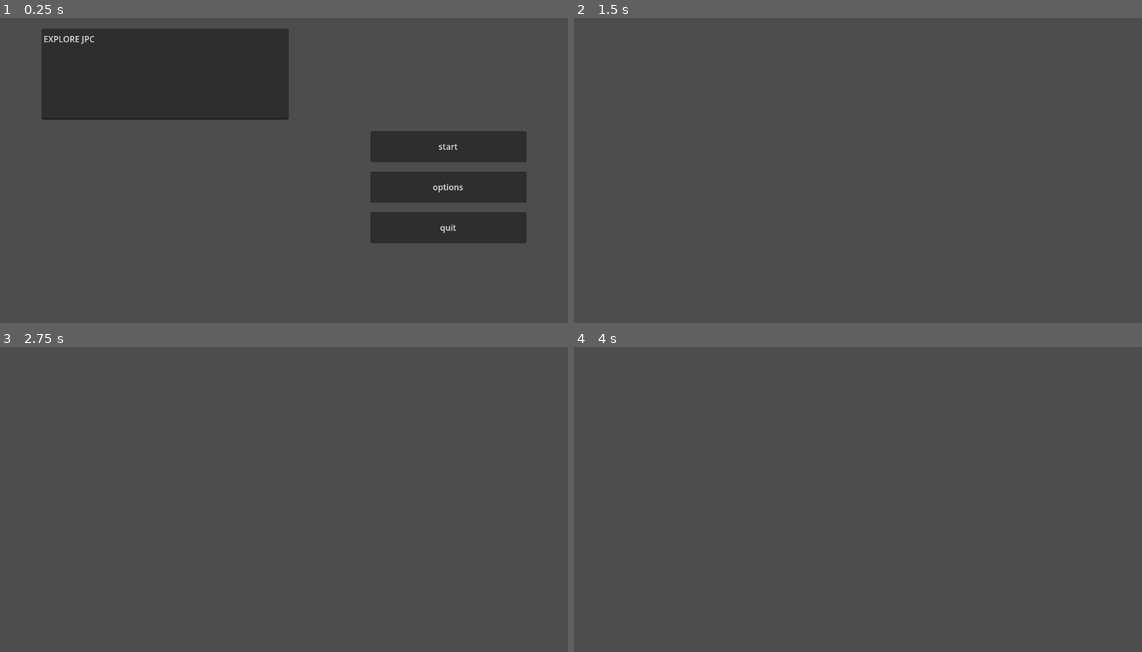
Above: before the commit, frames 1-4 (two rows, left to right).
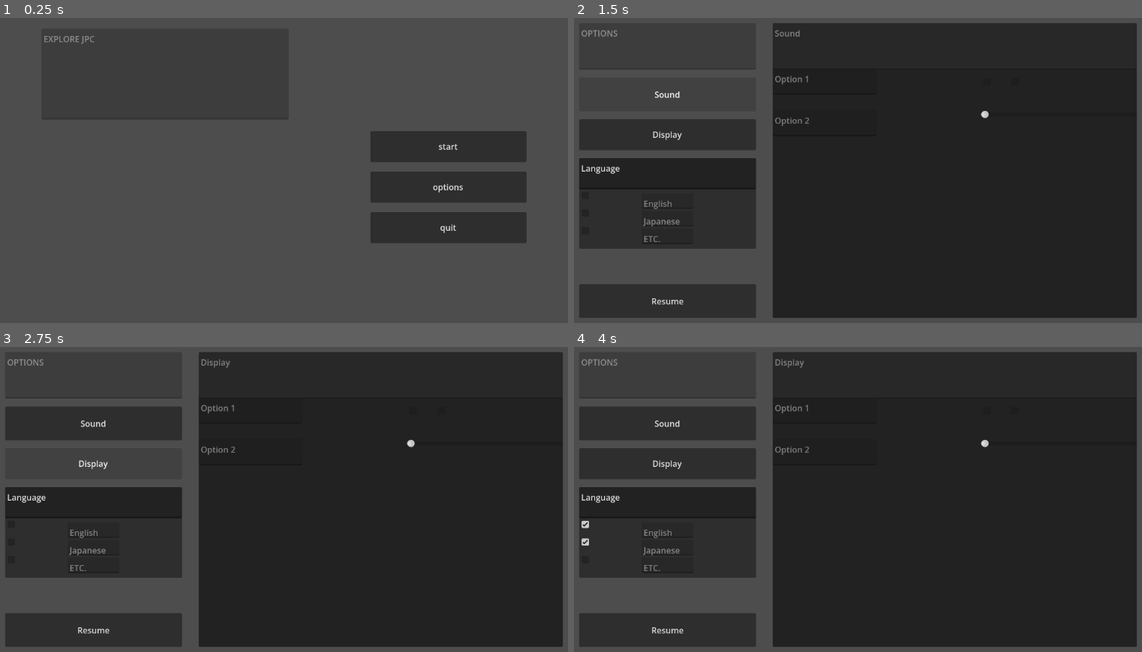
Above: after the commit, the same moments.

Repository: All-an-Huang/EXPLOREJPC
Game: Godot game, scene res://scenes/main_menu.tscn
Same seed, same stepped clock (60 frames per second), same inputs: the game is played once before the commit and once after it.
Inputs (mouse positions are in pixels of both pictures, inside the frame that each line leads up to):
- Up to frame 1 (0.25 s): no input
- Up to frame 2 (1.5 s): click "options" at 0.5 s; click (664, 94) at 1.25 s, where only the run after the commit has a clickable "Sound"
- Up to frame 3 (2.75 s): click (90, 462) at 2 s, where only the run after the commit has a clickable "Display"
- Up to frame 4 (4 s): click (585, 523) at 2.77 s; click (585, 542) at 3.52 s

The runs differ from the first frame. In frame 1, less than 0.1% of the frame differs, in the area x 7-17%, y 5-9%; in frame 2, 78%; in frame 3, 78%; in frame 4, 81%, in the area x 0-100%, y 1-99%.

Commit message:
options menu layout finished

Diff:
--- a/explorejpcgame/scenes/main_menu.tscn
+++ b/explorejpcgame/scenes/main_menu.tscn
@@ -87,6 +87,7 @@
 custom_minimum_size = Vector2(475, 175)
 layout_mode = 2
 text = "EXPLORE JPC"
+editable = false
 
 [connection signal="pressed" from="margin container/button h box/button v box/start button" to="." method="_on_start_button_pressed"]
 [connection signal="pressed" from="margin container/button h box/button v box/options button" to="." method="_on_options_button_pressed"]
--- a/explorejpcgame/scenes/options_menu.tscn
+++ b/explorejpcgame/scenes/options_menu.tscn
@@ -1,3 +1,239 @@
 [gd_scene format=3 uid="uid://c4f7e0cw7u12o"]
 
-[node name="options_menu" type="Node2D" unique_id=240468909]
+[ext_resource type="Script" uid="uid://c3tsn13soey4p" path="res://scripts/options_menu.gd" id="1_ijpji"]
+[ext_resource type="Texture2D" uid="uid://vjhwco8mk26v" path="res://option_menu.png" id="1_liyum"]
+
+[node name="options menu" type="Control" unique_id=729690293]
+layout_mode = 3
+anchors_preset = 15
+anchor_right = 1.0
+anchor_bottom = 1.0
+grow_horizontal = 2
+grow_vertical = 2
+script = ExtResource("1_ijpji")
+
+[node name="template" type="TextureRect" parent="." unique_id=1008210019]
+visible = false
+layout_mode = 1
+anchors_preset = 15
+anchor_right = 1.0
+anchor_bottom = 1.0
+grow_horizontal = 2
+grow_vertical = 2
+texture = ExtResource("1_liyum")
+
+[node name="margin container" type="MarginContainer" parent="." unique_id=2094967003]
+layout_mode = 1
+anchors_preset = 15
+anchor_right = 1.0
+anchor_bottom = 1.0
+grow_horizontal = 2
+grow_vertical = 2
+theme_override_constants/margin_left = 40
+theme_override_constants/margin_top = 40
+theme_override_constants/margin_right = 40
+theme_override_constants/margin_bottom = 40
+
+[node name="side panel h box" type="HBoxContainer" parent="margin container" unique_id=17620607]
+layout_mode = 2
+size_flags_horizontal = 0
+size_flags_vertical = 0
+theme_override_constants/separation = 4
+
+[node name="side panel v box" type="VBoxContainer" parent="margin container/side panel h box" unique_id=464537386]
+layout_mode = 2
+size_flags_vertical = 4
+theme_override_constants/separation = 15
+
+[node name="title" type="TextEdit" parent="margin container/side panel h box/side panel v box" unique_id=1445103756]
+custom_minimum_size = Vector2(340, 90)
+layout_mode = 2
+text = "OPTIONS"
+editable = false
+
+[node name="sound button" type="Button" parent="margin container/side panel h box/side panel v box" unique_id=1075073628]
+custom_minimum_size = Vector2(340, 65)
+layout_mode = 2
+text = "Sound"
+
+[node name="display button" type="Button" parent="margin container/side panel h box/side panel v box" unique_id=1514096555]
+custom_minimum_size = Vector2(340, 60)
+layout_mode = 2
+text = "Display
+"
+
+[node name="language panel" type="Panel" parent="margin container/side panel h box/side panel v box" unique_id=1261097355]
+custom_minimum_size = Vector2(340, 175)
+layout_mode = 2
+
+[node name="language" type="TextEdit" parent="margin container/side panel h box/side panel v box/language panel" unique_id=802932481]
+custom_minimum_size = Vector2(0, 60)
+layout_mode = 1
+anchors_preset = 10
+anchor_right = 1.0
+offset_bottom = 8.0
+grow_horizontal = 2
+text = "Language"
+
+[node name="checkbox h box" type="HBoxContainer" parent="margin container/side panel h box/side panel v box/language panel" unique_id=1196138748]
+custom_minimum_size = Vector2(0, 115)
+layout_mode = 1
+anchors_preset = 2
+anchor_top = 1.0
+anchor_bottom = 1.0
+offset_top = -115.0
+offset_right = 24.0
+grow_vertical = 0
+
+[node name="checkbox v box" type="VBoxContainer" parent="margin container/side panel h box/side panel v box/language panel/checkbox h box" unique_id=340219644]
+layout_mode = 2
+size_flags_horizontal = 0
+theme_override_constants/separation = 10
+
+[node name="CheckBox" type="CheckBox" parent="margin container/side panel h box/side panel v box/language panel/checkbox h box/checkbox v box" unique_id=1728274930]
+layout_mode = 2
+
+[node name="CheckBox2" type="CheckBox" parent="margin container/side panel h box/side panel v box/language panel/checkbox h box/checkbox v box" unique_id=2076793069]
+layout_mode = 2
+
+[node name="CheckBox3" type="CheckBox" parent="margin container/side panel h box/side panel v box/language panel/checkbox h box/checkbox v box" unique_id=1420210339]
+layout_mode = 2
+
+[node name="language h box2" type="HBoxContainer" parent="margin container/side panel h box/side panel v box/language panel" unique_id=969143082]
+custom_minimum_size = Vector2(0, 115)
+layout_mode = 1
+anchors_preset = 7
+anchor_left = 0.5
+anchor_top = 1.0
+anchor_right = 0.5
+anchor_bottom = 1.0
+offset_left = -12.0
+offset_top = -115.0
+offset_right = 12.0
+grow_horizontal = 2
+grow_vertical = 0
+
+[node name="language panel v box" type="VBoxContainer" parent="margin container/side panel h box/side panel v box/language panel/language h box2" unique_id=1287616162]
+layout_mode = 2
+size_flags_horizontal = 4
+size_flags_vertical = 4
+
+[node name="TextEdit" type="TextEdit" parent="margin container/side panel h box/side panel v box/language panel/language h box2/language panel v box" unique_id=1163680497]
+custom_minimum_size = Vector2(100, 30)
+layout_mode = 2
+text = "English"
+editable = false
+
+[node name="TextEdit2" type="TextEdit" parent="margin container/side panel h box/side panel v box/language panel/language h box2/language panel v box" unique_id=1508792645]
+custom_minimum_size = Vector2(100, 30)
+layout_mode = 2
+text = "Japanese"
+editable = false
+
+[node name="TextEdit3" type="TextEdit" parent="margin container/side panel h box/side panel v box/language panel/language h box2/language panel v box" unique_id=335035422]
+custom_minimum_size = Vector2(100, 30)
+layout_mode = 2
+text = "ETC."
+editable = false
+
+[node name="resume h box" type="HBoxContainer" parent="margin container" unique_id=1470216246]
+layout_mode = 2
+size_flags_horizontal = 0
+size_flags_vertical = 8
+theme_override_constants/separation = 4
+
+[node name="resume v box" type="VBoxContainer" parent="margin container/resume h box" unique_id=1143950457]
+layout_mode = 2
+size_flags_vertical = 4
+theme_override_constants/separation = 15
+
+[node name="resume button" type="Button" parent="margin container/resume h box/resume v box" unique_id=1702724123]
+custom_minimum_size = Vector2(340, 65)
+layout_mode = 2
+text = "Resume"
+
+[node name="panel h box" type="HBoxContainer" parent="margin container" unique_id=801723044]
+layout_mode = 2
+size_flags_horizontal = 8
+
+[node name="panel" type="Panel" parent="margin container/panel h box" unique_id=1720298402]
+custom_minimum_size = Vector2(700, 0)
+layout_mode = 2
+size_flags_horizontal = 4
+
+[node name="title" type="TextEdit" parent="margin container/panel h box/panel" unique_id=572620595]
+custom_minimum_size = Vector2(0, 90)
+layout_mode = 1
+anchors_preset = 10
+anchor_right = 1.0
+offset_bottom = 8.0
+grow_horizontal = 2
+text = "Sound"
+editable = false
+
+[node name="options panel" type="Panel" parent="margin container/panel h box/panel" unique_id=1815235834]
+custom_minimum_size = Vector2(0, 480)
+layout_mode = 1
+anchors_preset = 12
+anchor_top = 1.0
+anchor_right = 1.0
+anchor_bottom = 1.0
+grow_horizontal = 2
+grow_vertical = 0
+
+[node name="text v box" type="HBoxContainer" parent="margin container/panel h box/panel/options panel" unique_id=1516027715]
+custom_minimum_size = Vector2(0, 115)
+layout_mode = 1
+offset_right = 100.0
+offset_bottom = 115.0
+
+[node name="text h box" type="VBoxContainer" parent="margin container/panel h box/panel/options panel/text v box" unique_id=1757441247]
+layout_mode = 2
+theme_override_constants/separation = 30
+
+[node name="option 1" type="TextEdit" parent="margin container/panel h box/panel/options panel/text v box/text h box" unique_id=1554125917]
+custom_minimum_size = Vector2(200, 50)
+layout_mode = 2
+text = "Option 1"
+editable = false
+
+[node name="option 2" type="TextEdit" parent="margin container/panel h box/panel/options panel/text v box/text h box" unique_id=286848275]
+custom_minimum_size = Vector2(200, 50)
+layout_mode = 2
+text = "Option 2"
+editable = false
+
+[node name="choice v box" type="HBoxContainer" parent="margin container/panel h box/panel/options panel" unique_id=1254904828]
+custom_minimum_size = Vector2(0, 115)
+layout_mode = 1
+anchors_preset = 1
+anchor_left = 1.0
+anchor_right = 1.0
+offset_left = -100.0
+offset_bottom = 115.0
+grow_horizontal = 0
+
+[node name="choice h box" type="VBoxContainer" parent="margin container/panel h box/panel/options panel/choice v box" unique_id=1966298555]
+layout_mode = 2
+theme_override_constants/separation = 30
+
+[node name="checkbox h box" type="HBoxContainer" parent="margin container/panel h box/panel/options panel/choice v box/choice h box" unique_id=1767435429]
+layout_mode = 2
+
+[node name="option 1" type="CheckBox" parent="margin container/panel h box/panel/options panel/choice v box/choice h box/checkbox h box" unique_id=1935967723]
+custom_minimum_size = Vector2(50, 50)
+layout_mode = 2
+
+[node name="option 2" type="CheckBox" parent="margin container/panel h box/panel/options panel/choice v box/choice h box/checkbox h box" unique_id=1792625103]
+custom_minimum_size = Vector2(50, 50)
+layout_mode = 2
+
+[node name="HSlider" type="HSlider" parent="margin container/panel h box/panel/options panel/choice v box/choice h box" unique_id=722510308]
+custom_minimum_size = Vector2(300, 0)
+layout_mode = 2
+
+[connection signal="pressed" from="margin container/side panel h box/side panel v box/sound button" to="." method="_on_sound_button_pressed"]
+[connection signal="pressed" from="margin container/side panel h box/side panel v box/display button" to="." method="_on_display_button_pressed"]
+[connection signal="pressed" from="margin container/resume h box/resume v box/resume button" to="." method="_on_resume_button_pressed"]
+[connection signal="toggled" from="margin container/panel h box/panel/options panel/choice v box/choice h box/checkbox h box/option 1" to="." method="_on_option_1_toggled"]
+[connection signal="toggled" from="margin container/panel h box/panel/options panel/choice v box/choice h box/checkbox h box/option 2" to="." method="_on_option_2_toggled"]
--- a/explorejpcgame/scripts/main_menu.gd
+++ b/explorejpcgame/scripts/main_menu.gd
@@ -1,23 +1,15 @@
 extends Control
 
 
-# Called when the node enters the scene tree for the first time.
-func _ready() -> void:
-	pass # Replace with function body.
 
 
-# Called every frame. 'delta' is the elapsed time since the previous frame.
-func _process(delta: float) -> void:
-	pass
 
 
 func _on_start_button_pressed() -> void:
 	get_tree().change_scene_to_file("res://scenes/main_game.tscn")
 
-
 func _on_options_button_pressed() -> void:
 	get_tree().change_scene_to_file("res://scenes/options_menu.tscn")
 
-
 func _on_quit_button_pressed() -> void:
 	get_tree().quit()
--- /dev/null
+++ b/explorejpcgame/scripts/options_menu.gd
@@ -0,0 +1,23 @@
+extends Control
+
+
+
+func _on_resume_button_pressed() -> void:
+	get_tree().change_scene_to_file("res://scenes/main_menu.tscn")
+
+
+func _on_sound_button_pressed() -> void:
+	$"margin container/panel h box/panel/title".text = "Sound"
+
+
+func _on_display_button_pressed() -> void:
+	$"margin container/panel h box/panel/title".text = "Display"
+
+
+func _on_option_1_toggled(toggled_on: bool) -> void:
+	$"margin container/panel h box/panel/options panel/choice v box/choice h box/checkbox h box/option 2".button_pressed = false
+
+
+
+func _on_option_2_toggled(toggled_on: bool) -> void:
+	$"margin container/panel h box/panel/options panel/choice v box/choice h box/checkbox h box/option 1".button_pressed = false
Not shown, added: explorejpcgame/scripts/options_menu.gd.uid
